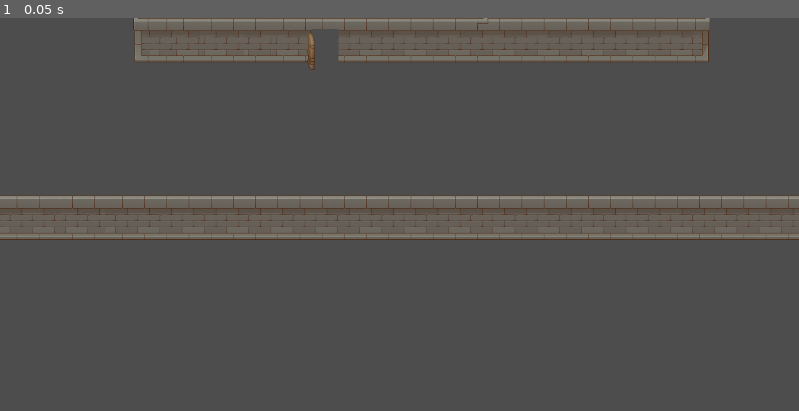
Above: before the commit, frame 1.
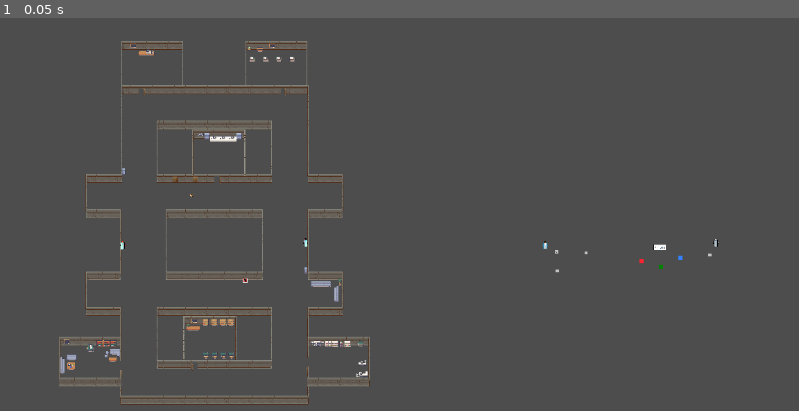
Above: after the commit, the same moment.

Repository: Deans-Paranoia/Deans-Paranoia
Game: Godot game, scene res://map/map.tscn
The game is run twice, just before and just after one commit, with the same random seed, the same clock (stepped at 60 frames per second) and the same inputs. This scene is started directly instead of the project's main scene. The engine's default icon, where the game draws it, is replaced by a stand-in: a white triangle on a blue panel in a dark square.
Inputs:
- Up to frame 1 (0.05 s): no input

The runs differ from the first frame. In frame 1, 19% of the frame differs, in the area x 0-100%, y 0-99%.

Commit message:
reimplementation of task areas

Diff:
--- a/characters/npcMovementInput.gd
+++ b/characters/npcMovementInput.gd
@@ -9,8 +9,10 @@
 var move_direction = Vector2(1, 0)
 var can_move: bool
 var walking_task = false
-
+var rng = RandomNumberGenerator.new();
 func _on_task_script_npc_walking_task():
+	var time = rng.randi_range(0,10)/10
+	wait(time)
 	walking_task = true
 
 func _ready():
@@ -24,14 +26,16 @@
 			position = position.move_toward(destination, delta * speed)
 		else:
 			can_move = false
-			wait()
+			var time = rng.randi_range(0,10)/10
+			wait(time)
 			if destination == point_A:
 				destination = point_B
 			else:
 				destination = point_A
 
-func wait():
-	await get_tree().create_timer(2.0).timeout
+func wait(time):
+
+	await get_tree().create_timer(1.7+time).timeout
 	can_move = true
 	if destination == point_A:
 		rotate.emit("up")
--- a/map/map.gd
+++ b/map/map.gd
@@ -5,6 +5,8 @@
 signal taskType(taskType)
 # Called when the node enters the scene tree for the first time.
 func _ready():
+	if multiplayer.get_unique_id() ==1:
+		$Camera2D.enabled = true
 	$RoundTimer.start()
 	var j = 0
 	for i in globalScript.Players:
@@ -15,7 +17,7 @@
 				var rand = RandomNumberGenerator.new()
 				var task_number = rand.randi() % globalScript.Tasks.size()
 				var name_number = rand.randi() % globalScript.studentsNames.size()
-				setNpc(name_number,task_number)
+				#setNpc(name_number,task_number)
 				setNpc.rpc(name_number,task_number)
 				j+=1
 		#if i==globalScript.deanId:
@@ -44,7 +46,7 @@
 			setPlayer.rpc(i,task_number)
 
 	pass # Replace with function body.
-@rpc("any_peer","call_remote")
+@rpc("any_peer","call_local")
 func setNpc(name,task_number):
 	var task_data = globalScript.get_task_data(task_number)
 	var position = Vector2(task_data.positionX, task_data.positionY)
--- a/map/map.tscn
+++ b/map/map.tscn
@@ -7,6 +7,18 @@
 [ext_resource type="PackedScene" uid="uid://gitmckv6idiq" path="res://map/fourth_floor.tscn" id="3_xpfht"]
 [ext_resource type="PackedScene" uid="uid://cw8354n8rrb6q" path="res://characters/npc.tscn" id="4_8xdmr"]
 [ext_resource type="PackedScene" uid="uid://ctkxjg73cfako" path="res://map/lecture_hall.tscn" id="7_tmh0k"]
+
+[sub_resource type="RectangleShape2D" id="RectangleShape2D_u0pr7"]
+size = Vector2(4.13888, 11)
+
+[sub_resource type="RectangleShape2D" id="RectangleShape2D_paxh0"]
+size = Vector2(368, 310)
+
+[sub_resource type="RectangleShape2D" id="RectangleShape2D_a8eir"]
+size = Vector2(442, 227)
+
+[sub_resource type="RectangleShape2D" id="RectangleShape2D_rwv1i"]
+size = Vector2(368, 312)
 
 [node name="Map" type="Node2D"]
 script = ExtResource("1_dmw7b")
@@ -26,4 +38,50 @@
 [node name="RoundTimer" type="Timer" parent="."]
 wait_time = 15.0
 
+[node name="Camera2D" type="Camera2D" parent="."]
+position = Vector2(1943, -848)
+enabled = false
+zoom = Vector2(0.2, 0.2)
+
+[node name="TaskAreas" type="Node2D" parent="."]
+
+[node name="VendingMachine1Area" type="Area2D" parent="TaskAreas"]
+position = Vector2(1238, -633)
+
+[node name="CollisionShape2D" type="CollisionShape2D" parent="TaskAreas/VendingMachine1Area"]
+position = Vector2(1, -6)
+scale = Vector2(18, 10)
+shape = SubResource("RectangleShape2D_u0pr7")
+
+[node name="VendingMachine2Area" type="Area2D" parent="TaskAreas"]
+position = Vector2(-24, -1343)
+
+[node name="CollisionShape2D" type="CollisionShape2D" parent="TaskAreas/VendingMachine2Area"]
+position = Vector2(4.50001, -12)
+scale = Vector2(18, 10)
+shape = SubResource("RectangleShape2D_u0pr7")
+
+[node name="ComputersArea" type="Area2D" parent="TaskAreas"]
+position = Vector2(631, -1471)
+
+[node name="CollisionShape2D" type="CollisionShape2D" parent="TaskAreas/ComputersArea"]
+position = Vector2(9, 26)
+shape = SubResource("RectangleShape2D_paxh0")
+
+[node name="NotesArea" type="Area2D" parent="TaskAreas"]
+position = Vector2(1045, -2119)
+
+[node name="CollisionShape2D" type="CollisionShape2D" parent="TaskAreas/NotesArea"]
+position = Vector2(16, -16.5)
+shape = SubResource("RectangleShape2D_a8eir")
+
+[node name="WalkingArea" type="Area2D" parent="TaskAreas"]
+position = Vector2(561, -141)
+
+[node name="CollisionShape2D" type="CollisionShape2D" parent="TaskAreas/WalkingArea"]
+position = Vector2(17, 30)
+shape = SubResource("RectangleShape2D_rwv1i")
+
+[node name="TaskAreas2" type="Node2D" parent="."]
+
 [connection signal="timeout" from="RoundTimer" to="." method="_on_round_timer_timeout"]
Not shown: 1 places in map/map.tscn that only renumber resources
Not shown, changed: Dean's Paranoia.pck
